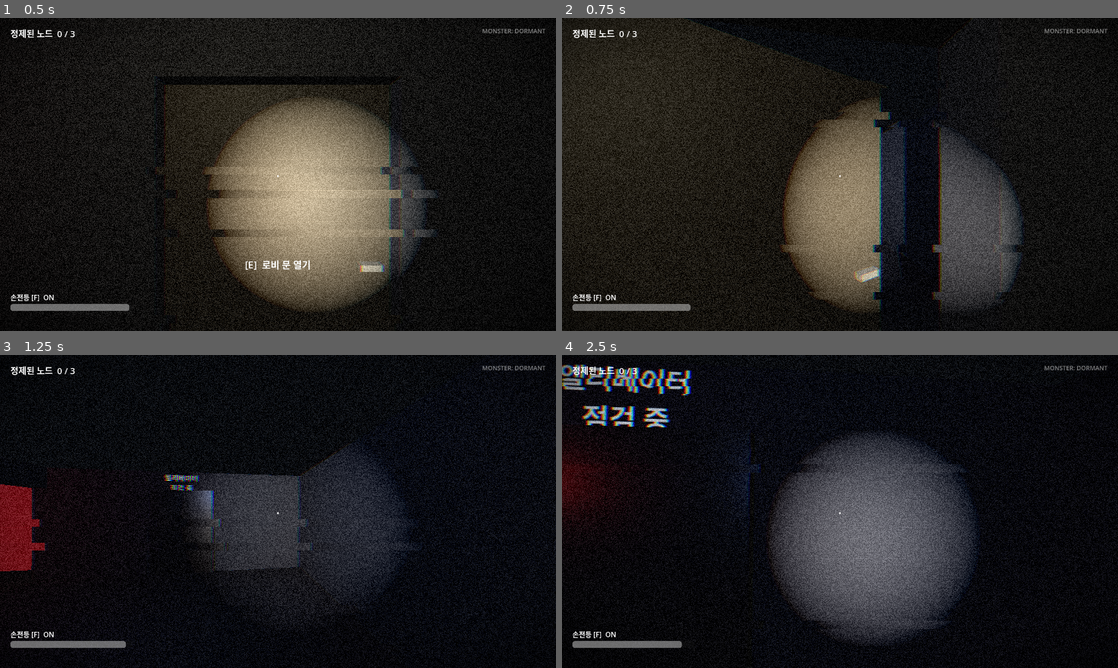
Above: before the commit, frames 1-4 (two rows, left to right).
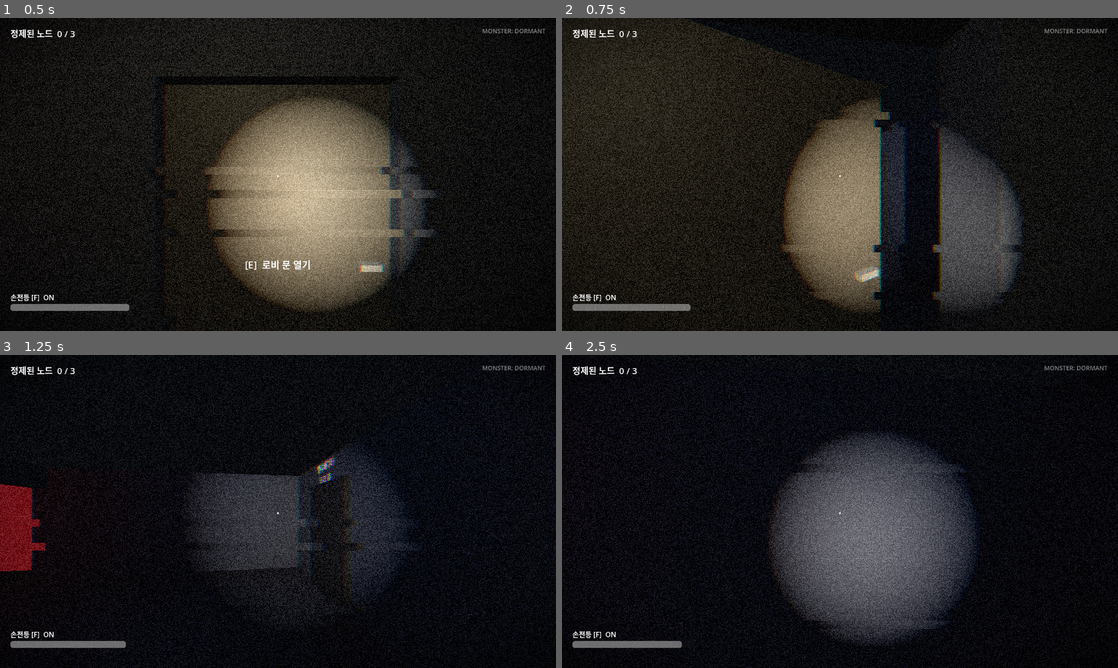
Above: after the commit, the same moments.

Repository: jhyeun1020/opensource-team6-datanoise
Game: Godot game, scene res://scenes/main.tscn
Same seed, same stepped clock (60 frames per second), same inputs: the game is played once before the commit and once after it.
Inputs (mouse positions are in pixels of both pictures, inside the frame that each line leads up to):
- Up to frame 1 (0.5 s): no input
- Up to frame 2 (0.75 s): move the mouse to (867, 174) at 0.52 s; hold W (move_forward) from 0.53 s (still down); hold E (interact) from 0.53 s (still down)
- Up to frame 3 (1.25 s): keep holding W (move_forward); keep holding E (interact)
- Up to frame 4 (2.5 s): keep holding W (move_forward); move the mouse to (812, 511) at 1.27 s; release E (interact) at 1.28 s; tap 0 (bit_0) at 1.35 s; tap E (interact) at 1.55, 2.3 s; move the mouse to (851, 505) at 2.02 s; hold 1 (bit_1) from 2.03 s (still down)

Frame 1 is identical in both runs. In frame 2, less than 0.1% of the frame differs, in the area x 57-58%, y 42-68%; in frame 3, 2.1%; in frame 4, 3.0%, in the area x 0-36%, y 2-51%.

Commit message:
엘리베이터 위치 수정 (홀 서쪽 벽, 로비 안쪽 벽)
- 탈출 엘리베이터: 홀 윗벽에서 홀 서쪽 벽(ML314 동쪽 벽과 사이 공간)으로 이동
- 로비 엘리베이터(장식): 로비 동쪽 벽에서 로비 안쪽 벽으로 이동
- 셔터 1 옆 랩실 탁자를 출입구에서 떨어뜨려 네비메시 끊김 방지
- 스모크 테스트 로비 문 검사가 프레임 순서에 따라 가끔 실패하던 것 수정 (3회 연속 66항목 PASS)

Co-Authored-By: Claude Opus 5.5 <noreply@anthropic.com>

Diff:
--- a/scripts/level_builder.gd
+++ b/scripts/level_builder.gd
@@ -66,24 +66,25 @@
 const DIAG_LOWER_START := Vector2(71.5, CORR)  # 사선 복도 아래 벽 시작
 const DIAG_WIDTH := 4.0
 const DIAG_LENGTH := 16.0
-const ELEVATOR_X := Vector2(68.4, 70.6)  # 탈출 엘리베이터 칸 (홀 위쪽 벽)
+const ELEVATOR_Z := Vector2(-8.7, -6.3)  # 탈출 엘리베이터 칸 (홀 서쪽 벽, ML314 동쪽 벽과 사이 공간)
+const ELEVATOR_BACK_X := 65.0             # 칸 뒷벽 = ML314 동쪽 벽
 
 # 진행 문: (위치, y회전, 크기, 필요 정제 수)
 #   방화셔터 1: 로비 동쪽 복도 / 방화셔터 2: ML314 지나 홀 앞 / 메인 게이트: 홀 엘리베이터
 const GATES := [
 	{"pos": Vector3(48.0, 0, 0), "rot": 0.0, "size": Vector3(0.3, WALL_H, 2.9), "required": 1},
 	{"pos": Vector3(66.0, 0, 0), "rot": 0.0, "size": Vector3(0.3, WALL_H, 2.9), "required": 2},
-	{"pos": Vector3(69.5, 0, HALL_TOP), "rot": PI / 2, "size": Vector3(0.3, WALL_H, 2.3), "required": 3},
+	{"pos": Vector3(CORRIDOR_END, 0, -7.5), "rot": 0.0, "size": Vector3(0.3, WALL_H, 2.3), "required": 3},
 ]
 
 # 스모크 테스트가 쓰는 좌표
 const START_POS := Vector3(38.6, 0.1, 5.75)
-const EXIT_POS := Vector3(69.5, 0.1, -11.2)
+const EXIT_POS := Vector3(66.0, 0.1, -7.5)
 const FREEZE_TEST_POS := Vector3(5.0, 0.1, 0.0)  # 장애물 없는 서쪽 직선 복도, +x를 보고 선다
 const NAV_TEST_POINTS := [
 	Vector3(1.5, 0, 0), Vector3(38.5, 0, 6.5), Vector3(33.7, 0, 4.0), Vector3(40.0, 0, -5.4),
-	Vector3(23.0, 0, 5.4), Vector3(50.0, 0, 4.4), Vector3(58.0, 0, -5.4), Vector3(70.0, 0, -6.0),
-	Vector3(81.0, 0, -8.0), Vector3(82.0, 0, 6.3), Vector3(69.5, 0, -11.2),
+	Vector3(23.0, 0, 5.4), Vector3(50.0, 0, 5.2), Vector3(58.0, 0, -5.4), Vector3(70.0, 0, -6.0),
+	Vector3(81.0, 0, -8.0), Vector3(82.0, 0, 6.3), Vector3(66.0, 0, -7.5),
 ]
 
 @onready var nav_region: NavigationRegion3D = $NavRegion
@@ -213,9 +214,9 @@
 		if r.get("racks", false):
 			_place_server_racks(r)
 		if r.get("tables", false):
-			var zc := s * (CORR + depth * 0.5)
-			_box(nav_region, Vector3((r.x0 + r.x1) * 0.5, 0.375, zc - 1.05), Vector3(2.4, 0.75, 0.8), _desk_mat)
-			_box(nav_region, Vector3((r.x0 + r.x1) * 0.5, 0.375, zc + 1.05), Vector3(2.4, 0.75, 0.8), _desk_mat)
+			# 실험 탁자 2개. 출입구 앞은 2m 이상 비워 둔다 (좁으면 네비메시가 끊김)
+			for zt in [CORR + 2.8, CORR + 4.8]:
+				_box(nav_region, Vector3((r.x0 + r.x1) * 0.5, 0.375, s * zt), Vector3(2.0, 0.75, 0.8), _desk_mat)
 
 
 ## 강의실 책상: 앞(동쪽)을 보는 줄 4개, 줄마다 가운데 통로를 두고 2블록.
@@ -249,12 +250,12 @@
 	_floor_rect(LOBBY.x0, LOBBY.x1, CORR, LOBBY.z1, true)
 	var door_gap := [START_DOOR_Z, START_DOOR_Z + 1.5]  # z 좌표
 	_wall_seg(Vector2(LOBBY.x0, CORR), Vector2(LOBBY.x0, LOBBY.z1), [door_gap])
-	_wall_seg(Vector2(LOBBY.x0, LOBBY.z1), Vector2(LOBBY.x1, LOBBY.z1))
+	_wall_seg(Vector2(LOBBY.x0, LOBBY.z1), Vector2(LOBBY.x1, LOBBY.z1))  # 로비 안쪽 벽
 	_wall_seg(Vector2(LOBBY.x1, CORR), Vector2(LOBBY.x1, LOBBY.z1))
-	# 로비 엘리베이터 (작동 안 함, 장식)
-	var ex := LOBBY.x1 - WALL_T * 0.5 - 0.04
-	_box(_extras, Vector3(ex, 1.1, 4.6), Vector3(0.08, 2.2, 1.6), _metal_mat, false)
-	_sign("엘리베이터\n점검 중", Vector3(ex - 0.02, 2.4, 4.6), -PI / 2)
+	# 로비 엘리베이터 (작동 안 함, 장식). 로비 안쪽 벽, 동쪽 모서리 가까이
+	var ez := LOBBY.z1 - WALL_T * 0.5 - 0.04
+	_box(_extras, Vector3(44.8, 1.1, ez), Vector3(1.6, 2.2, 0.08), _metal_mat, false)
+	_sign("엘리베이터\n점검 중", Vector3(44.8, 2.4, ez - 0.02), PI)
 	_sign("계단", Vector3(LOBBY.x0 + WALL_T * 0.5 + 0.02, 2.3, START_DOOR_Z + 0.75), PI / 2)
 
 	# 계단실
@@ -304,16 +305,15 @@
 	# 학회실 바닥
 	_floor_poly(PackedVector2Array(ACAD))
 
-	# 홀 서쪽 벽, 홀+학회실 윗벽 (엘리베이터 칸 자리만 뚫림)
-	_wall_seg(Vector2(CORRIDOR_END, -CORR), Vector2(CORRIDOR_END, HALL_TOP))
-	_wall_seg(Vector2(CORRIDOR_END, HALL_TOP), ACAD[1], [[ELEVATOR_X.x, ELEVATOR_X.y]])
-	# 엘리베이터 칸
-	var ez := HALL_TOP - 2.2
-	_floor_rect(ELEVATOR_X.x, ELEVATOR_X.y, ez, HALL_TOP, true)
-	_wall_seg(Vector2(ELEVATOR_X.x, HALL_TOP), Vector2(ELEVATOR_X.x, ez))
-	_wall_seg(Vector2(ELEVATOR_X.y, HALL_TOP), Vector2(ELEVATOR_X.y, ez))
-	_wall_seg(Vector2(ELEVATOR_X.x, ez), Vector2(ELEVATOR_X.y, ez))
-	_sign("엘리베이터", Vector3((ELEVATOR_X.x + ELEVATOR_X.y) * 0.5, 2.45, HALL_TOP + WALL_T * 0.5 + 0.02), 0.0)
+	# 홀 서쪽 벽 (엘리베이터 칸 자리만 뚫림), 홀+학회실 윗벽
+	var e_in := Vector2(ELEVATOR_Z.x + WALL_T * 0.5, ELEVATOR_Z.y - WALL_T * 0.5)  # 칸 안쪽 z 범위
+	_wall_seg(Vector2(CORRIDOR_END, -CORR), Vector2(CORRIDOR_END, HALL_TOP), [[e_in.x, e_in.y]])
+	_wall_seg(Vector2(CORRIDOR_END, HALL_TOP), ACAD[1])
+	# 엘리베이터 칸 (뒷벽은 ML314 동쪽 벽)
+	_floor_rect(ELEVATOR_BACK_X, CORRIDOR_END, ELEVATOR_Z.x, ELEVATOR_Z.y, true)
+	_wall_seg(Vector2(ELEVATOR_BACK_X, ELEVATOR_Z.x), Vector2(CORRIDOR_END, ELEVATOR_Z.x))
+	_wall_seg(Vector2(ELEVATOR_BACK_X, ELEVATOR_Z.y), Vector2(CORRIDOR_END, ELEVATOR_Z.y))
+	_sign("엘리베이터", Vector3(CORRIDOR_END + WALL_T * 0.5 + 0.02, 2.45, (ELEVATOR_Z.x + ELEVATOR_Z.y) * 0.5), PI / 2)
 	# 기둥
 	_box(nav_region, Vector3(71.2, WALL_H * 0.5, -2.6), Vector3(0.8, WALL_H, 0.8), _wall_mat)
 
@@ -431,7 +431,7 @@
 	var area := Area3D.new()
 	var col := CollisionShape3D.new()
 	var shape := BoxShape3D.new()
-	shape.size = Vector3(1.6, WALL_H, 1.2)
+	shape.size = Vector3(1.2, WALL_H, 1.6)
 	col.shape = shape
 	area.add_child(col)
 	_extras.add_child(area)
--- a/scripts/smoke_test.gd
+++ b/scripts/smoke_test.gd
@@ -62,8 +62,12 @@
 		# 테스트 중 실제 마우스가 움직여도 결과가 같도록 시작 방향(+x)을 다시 맞춘다
 		player.rotation = Vector3(0, -PI / 2, 0)
 		player.head.rotation = Vector3.ZERO
-		await _frames(2)
-		_check(player.interact_ray.get_collider() == sd and sd.can_interact(), "시작 시 로비 문을 보고 있고 열 수 있음")
+		# 레이캐스트 → 상호작용 대상 갱신은 물리 프레임 순서에 따라 한두 프레임 늦을 수 있다
+		for i in 10:
+			await _frames(1)
+			if player._current_target == sd:
+				break
+		_check(player._current_target == sd and sd.can_interact(), "시작 시 로비 문을 보고 있고 열 수 있음")
 		player._try_interact()
 		await get_tree().create_timer(1.4).timeout
 		_check(sd.is_open and not sd.can_interact(), "E로 로비 문 열림")
Not shown, added: docs/screenshots/floor3_lobby.png.import
Not shown, added: docs/screenshots/floor3_ml304.png.import
Not shown, added: docs/screenshots/floor3_start.png.import
Binary file changed: docs/screenshots/floor3_top.png
Not shown, added: docs/screenshots/floor3_top.png.import
Binary file added: reference/설계도.png
Not shown, added: reference/설계도.png.import
